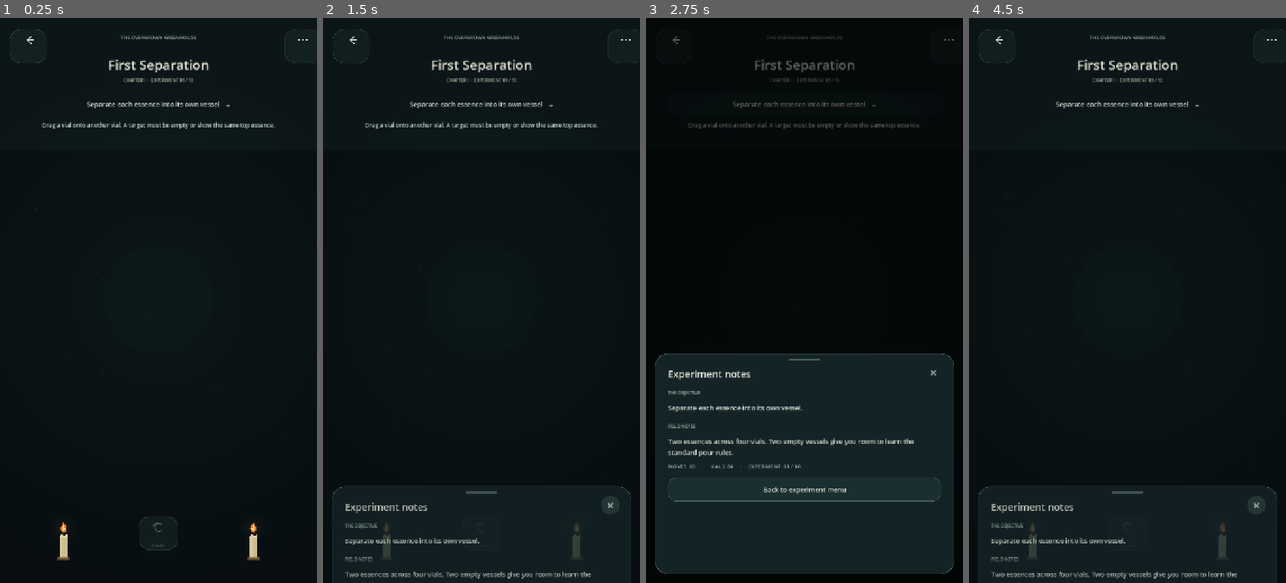
Above: before the commit, frames 1-4 (left to right).
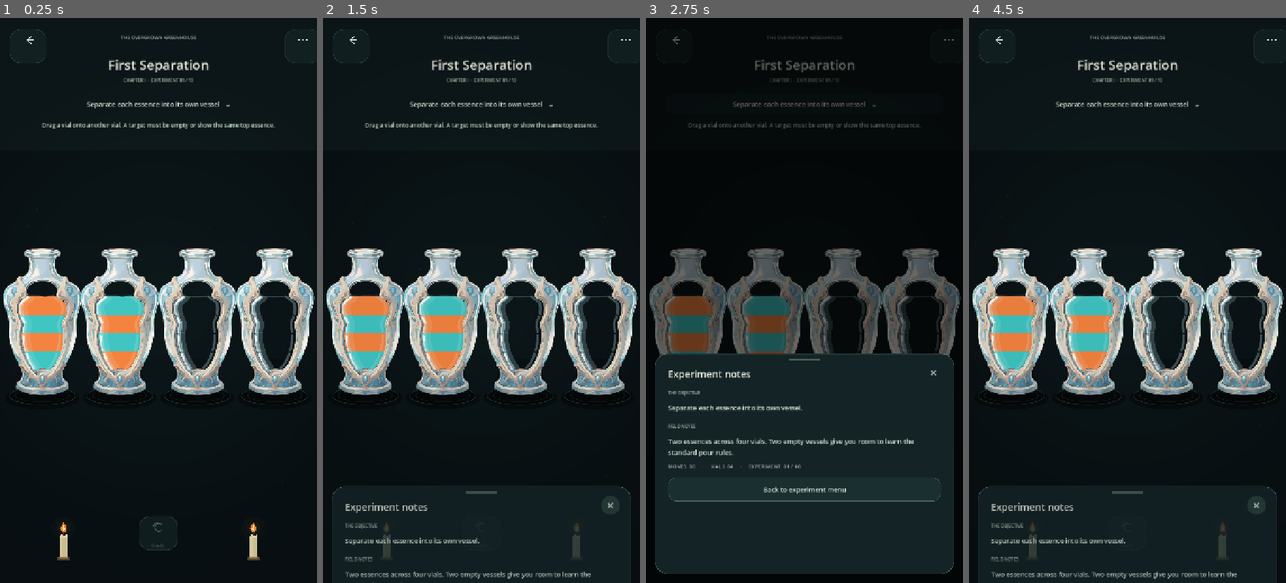
Above: after the commit, the same moments.

Repository: Kryodo/spell-sort-game
Game: Godot game, scene res://scenes/dark_sorting_slots_prototype.tscn
The game is run twice, just before and just after one commit, with the same random seed, the same clock (stepped at 60 frames per second) and the same inputs. This scene is started directly instead of the project's main scene.
Inputs:
- Up to frame 1 (0.25 s): no input
- Up to frame 2 (1.5 s): click "Separate each essence into it…" at 0.5 s; click "×" at 1.25 s
- Up to frame 3 (2.75 s): click "Separate each essence into it…" at 2 s
- Up to frame 4 (4.5 s): click "×" at 2.75 s; click "Separate each essence into it…" at 3.5 s; click "×" at 4.25 s

The runs differ from the first frame. In frame 1, 15% of the frame differs, in the area x 1-100%, y 40-69%; in frame 2, 15%; in frame 3, 11%; in frame 4, 15%.
Error before the commit: Parse Error: Identifier "main_inset" not declared in the current scope. (res://scripts/asset_fantasy_alchemy_bottle.gd:639)

Commit message:
Fix top reflection cap scope and partial-fill tint

Diff:
--- a/scripts/asset_fantasy_alchemy_bottle.gd
+++ b/scripts/asset_fantasy_alchemy_bottle.gd
@@ -598,6 +598,7 @@
 		return
 
 	var rect := _get_vessel_rect()
+	var top_cap_inset: float = rect.size.x * 0.016
 	# Recreate the earlier layered reflection style for every fixed capacity
 	# section. The original paths were tied to the changing liquid bands; these
 	# copies use the same shapes and insets but are anchored to the vessel.
@@ -636,7 +637,7 @@
 	# Close the upper ends with a very fine curved reflection along the top
 	# chamber boundary. This remains present even when every section is empty.
 	var top_bounds: Vector2 = _window_bounds_at(_window_top_ratio)
-	var top_left_x: float = rect.position.x + rect.size.x * top_bounds.x + main_inset
+	var top_left_x: float = rect.position.x + rect.size.x * top_bounds.x + top_cap_inset
 	var top_right_x: float = rect.position.x + rect.size.x * top_bounds.y - rect.size.x * 0.020
 	var top_y: float = rect.position.y + rect.size.y * _window_top_ratio
 	for index in range(25):
@@ -673,9 +674,8 @@
 	# A fine curved cap joins the fixed side reflections at the chamber top,
 	# including on completely empty vessels.
 	var top_reflection_color := Color(0.66, 0.82, 0.86, 1.0)
-	if _visual_contents.size() >= CAPACITY:
-		var top_essence: String = String(_visual_contents[CAPACITY - 1])
-		top_reflection_color = _glass_reflection_color(_palette.get(top_essence, Color(0.45, 0.78, 0.75, 1.0)))
+	if _liquid_level > 0.001 and not _visual_contents.is_empty():
+		top_reflection_color = _glass_reflection_color(_get_top_liquid_color())
 	var cap_color := Color(top_reflection_color.r, top_reflection_color.g, top_reflection_color.b, 0.34)
 	draw_polyline(_glass_top_cap, cap_color, maxf(1.0, rect.size.x * 0.010), true)
 
